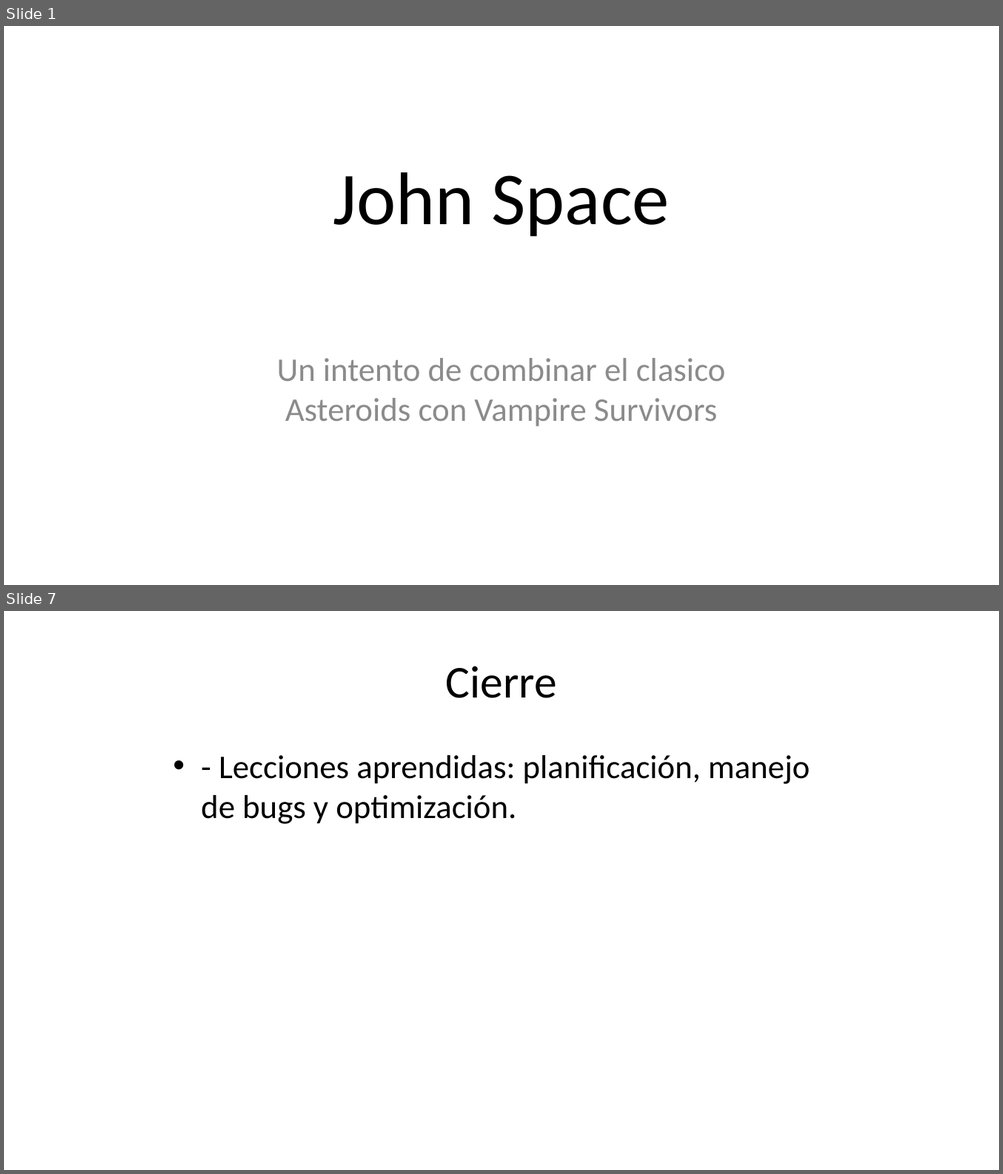
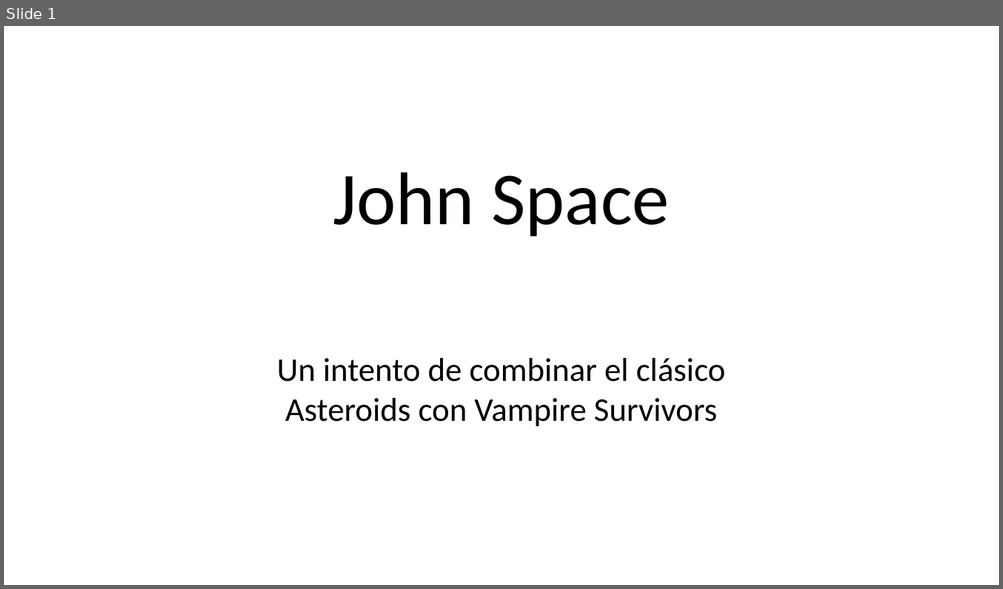
Before and after one commit to AdriCabado/John_Space, a slide deck: John_Space_Presentacion.odp. Shown one above the other, each under a label of ours: slides 1 and 7 before the commit, slide 1 after it; the slides between them are not shown. The pictures are 1003x1174 and 1003x589 pixels, drawn with LibreOffice and Linux fonts; fonts in the diff are those of the drawing. Boxes give left, top, right and bottom in pixels: in the first picture for what was removed or moved away, otherwise in the second. Text is boxed around its words. In the diff, an @@ line names an element or a change of style, - is before the commit and + after.

```diff
--- a/John_Space_Presentacion.odp
+++ b/John_Space_Presentacion.odp
@@ slide 7 removed at [4,611,999,1170], background #FFFFFF @@
@@ title removed at [446,666,557,698] @@
-Cierre
@@ text removed at [201,755,809,824] @@
-• - Lecciones aprendidas: planificación, manejo de bugs y optimización.
@@ slide 1 changed as well @@
@@ subtitle at [277,358,726,427]: text changed; text colour #8C8C8C to #000000 @@
-Un intento de combinar el clasico Asteroids con Vampire Survivors
+Un intento de combinar el clásico Asteroids con Vampire Survivors
```
Also in this commit, not shown: 1 other slide changed, 6 slides added, 4 other slides removed.
